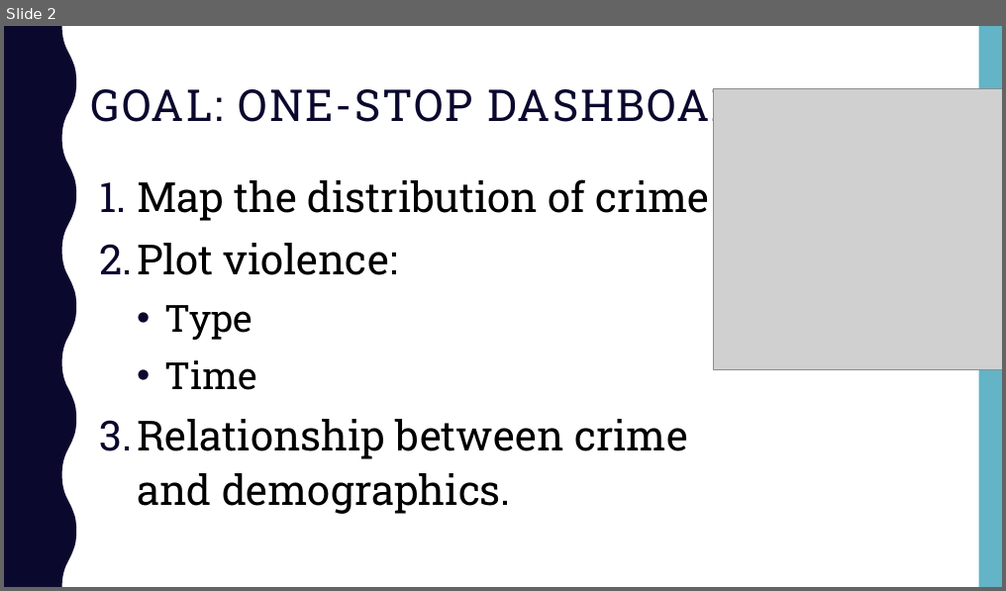
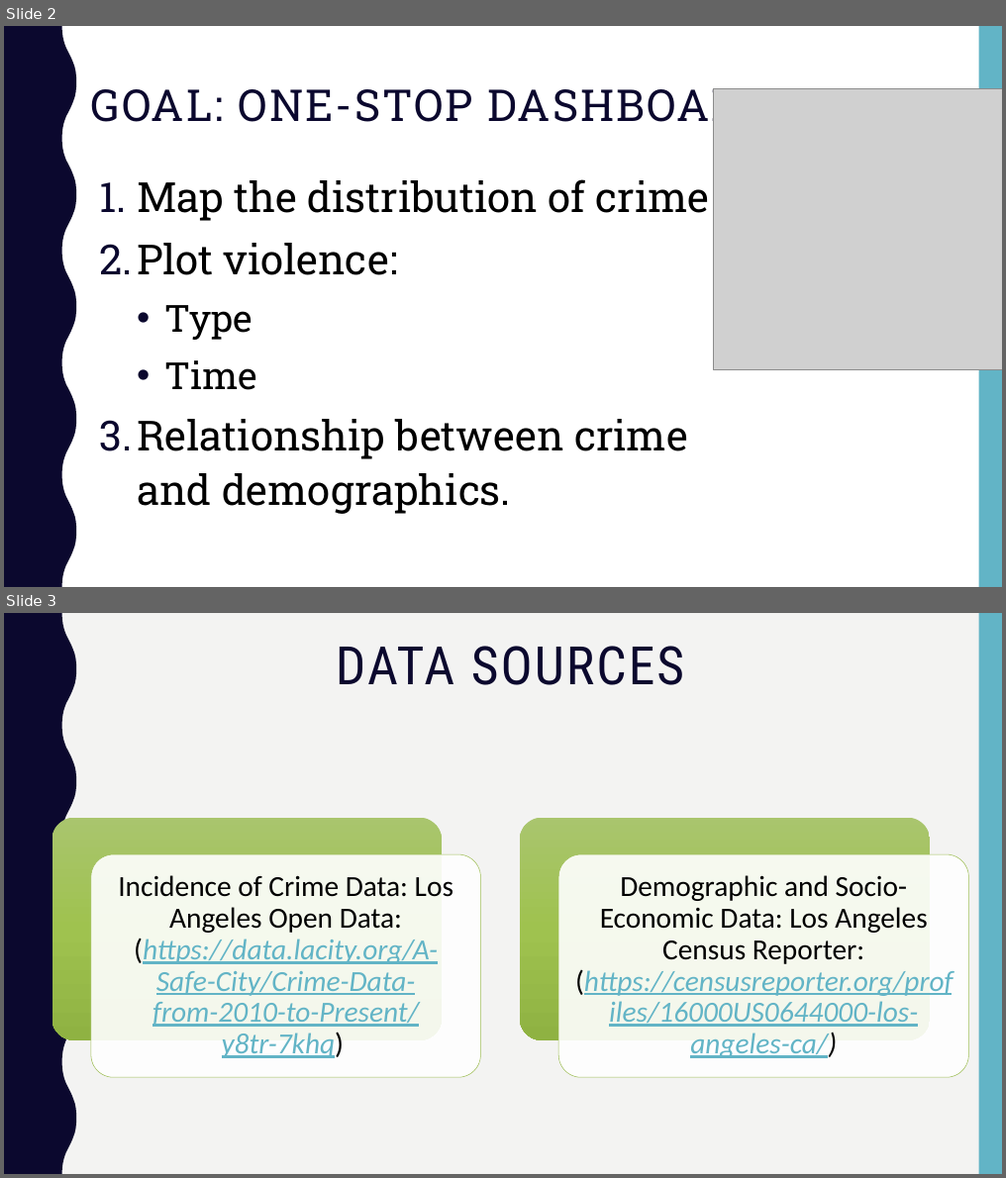
Before and after one commit to Jonheston/LA_Crime_visualizations, a slide deck: Project - 2 - LACity Crime Visualizations.pptx. Shown one above the other, each under a label of ours: slide 2 before the commit, slides 2 and 3 after it. The pictures are 1006x591 and 1006x1178 pixels, drawn with LibreOffice and Linux fonts; fonts in the diff are those of the drawing; grey boxes stand for pictures. Boxes give left, top, right and bottom in pixels: in the first picture for what was removed or moved away, otherwise in the second. Text is boxed around its words. In the diff, an @@ line names an element or a change of style, - is before the commit and + after.

```diff
--- a/Project - 2 - LACity Crime Visualizations.pptx
+++ b/Project - 2 - LACity Crime Visualizations.pptx
@@ slide 3 added at box(4, 613, 1002, 1174), background #F3F3F2; not listed: 2 template elements that a slide beside it also shows @@
@@ title added at box(336, 646, 684, 685), 51 pt, text #0B082E @@
+DATA SOURCES
@@ group added at box(52, 817, 969, 1078): 4 rounded rectangles, 2 texts @@
+Incidence of Crime Data: Los Angeles Open Data: (https://data.lacity.org/A-Safe-City/Crime-Data-from-2010-to-Present/y8tr-7khq)
+Demographic and Socio-Economic Data: Los Angeles Census Reporter: (https://censusreporter.org/profiles/16000US0644000-los-angeles-ca/)
```
Also in this commit, not shown: 1 slide changed.
